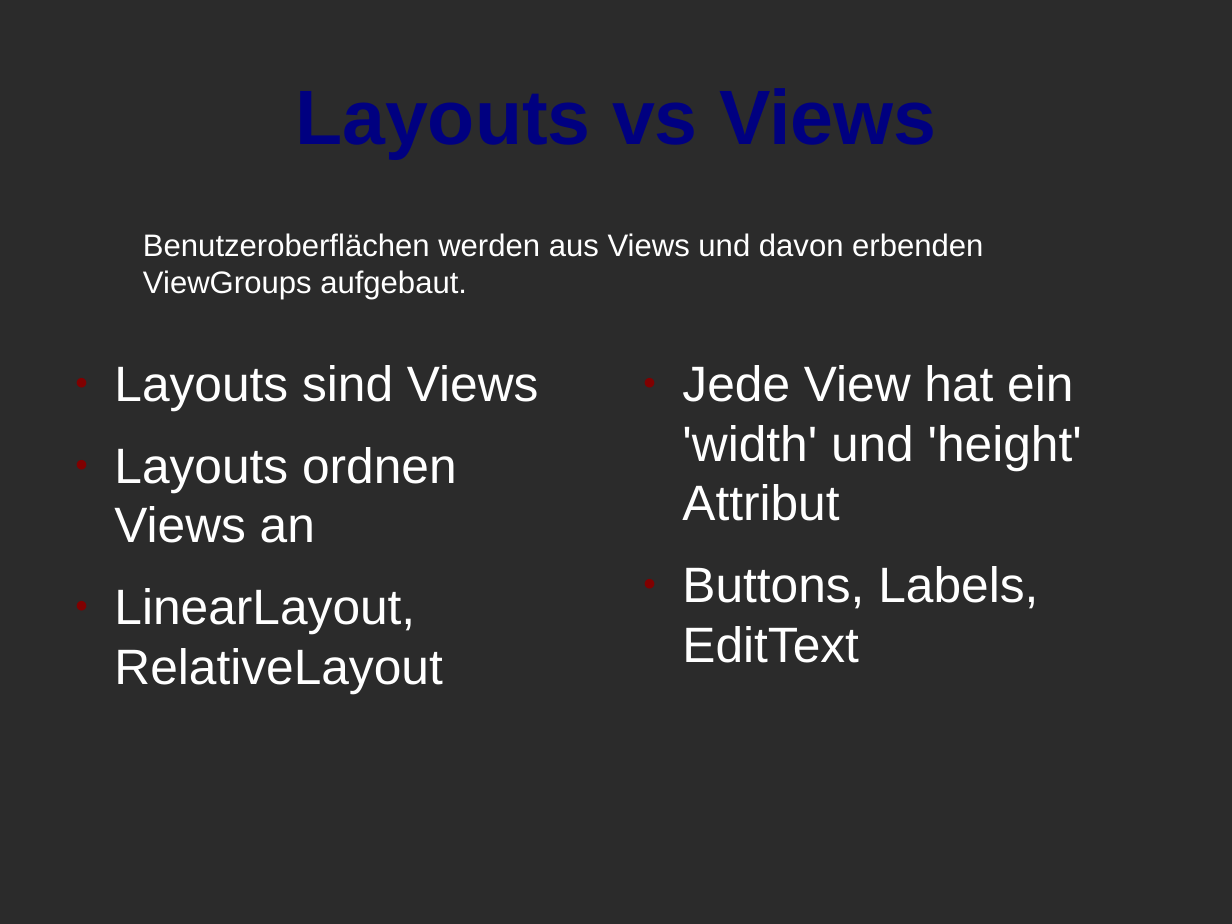
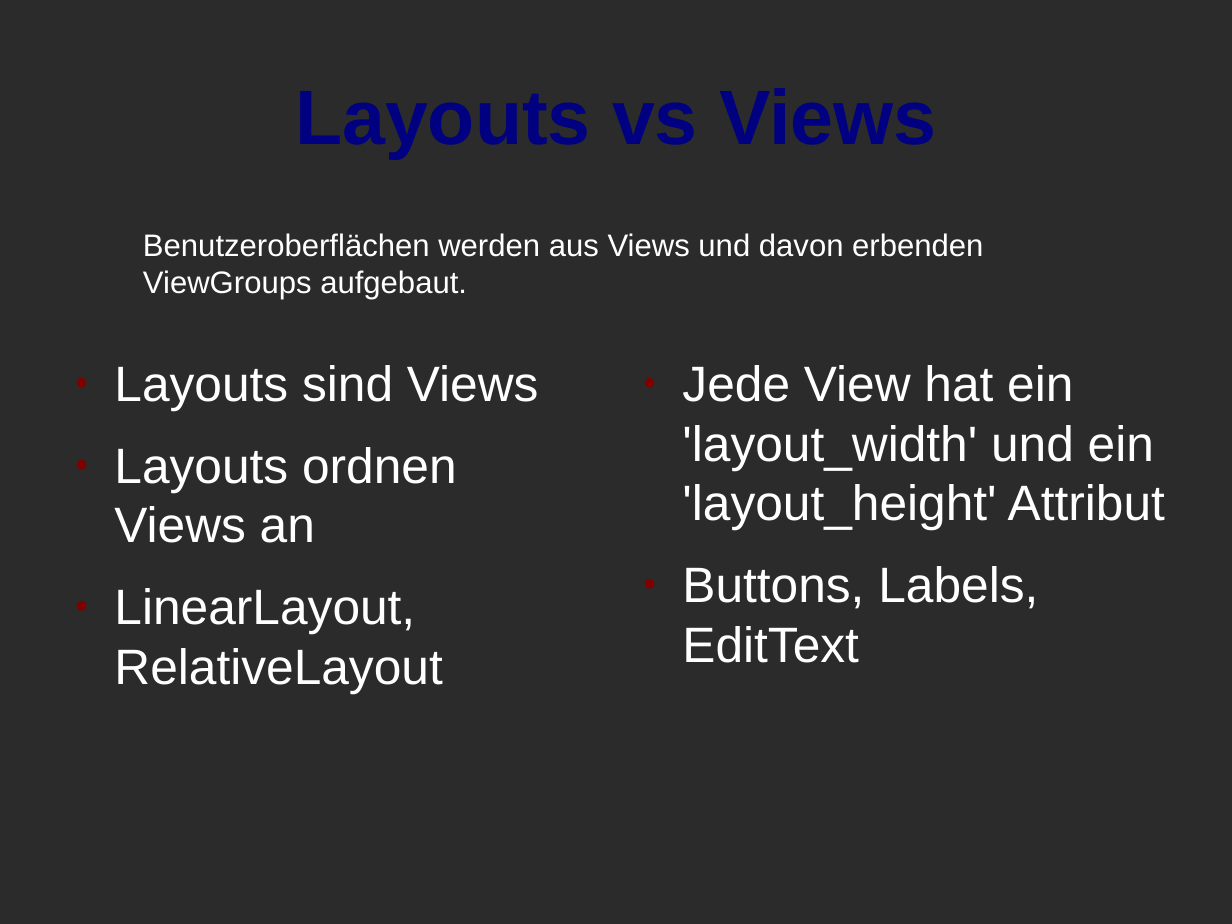
Before and after one commit to torkleyy/school-presentation, a slide deck: slide 3 of doc/presentation.odp. Drawn at 1232x924 pixels with LibreOffice and Linux fonts; fonts in the diff are those of the drawing; background and template pictures are left out; a plain dark background stands for a picture behind light text. Boxes give left, top, right and bottom in pixels: in the first picture for what was removed or moved away, otherwise in the second. Text is boxed around its words. In the diff, an @@ line names an element or a change of style, - is before the commit and + after.

```diff
--- a/doc/presentation.odp
+++ b/doc/presentation.odp
@@ text at (682, 365, 1165, 530): text changed @@
-● Jede View hat ein 'width' und 'height' Attribut
+● Jede View hat ein 'layout_width' und ein 'layout_height' Attribut
```
Also in this commit, not shown: 3 other slides changed, 6 slides added, 5 slides removed, 2 other files.
